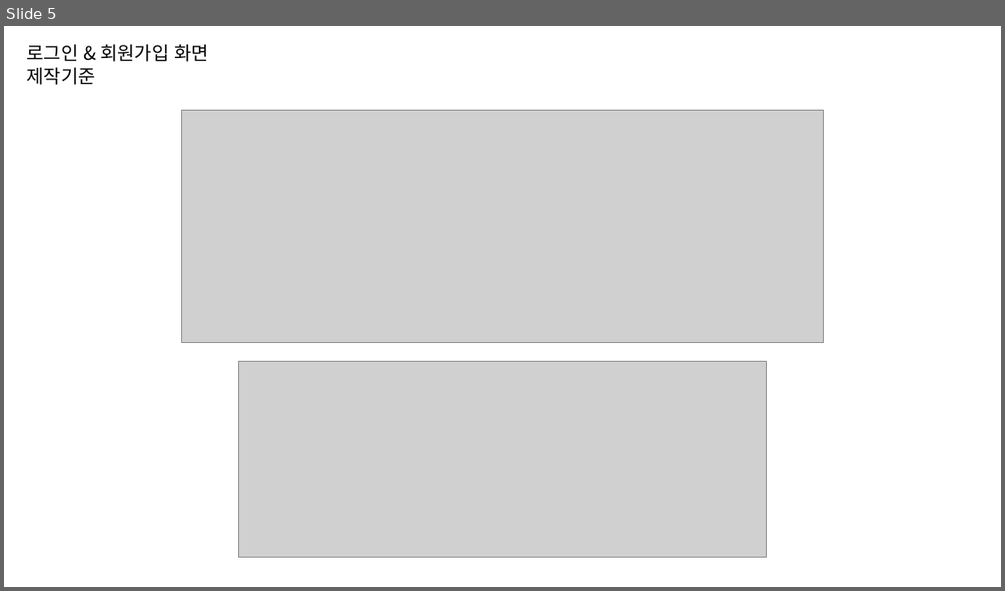
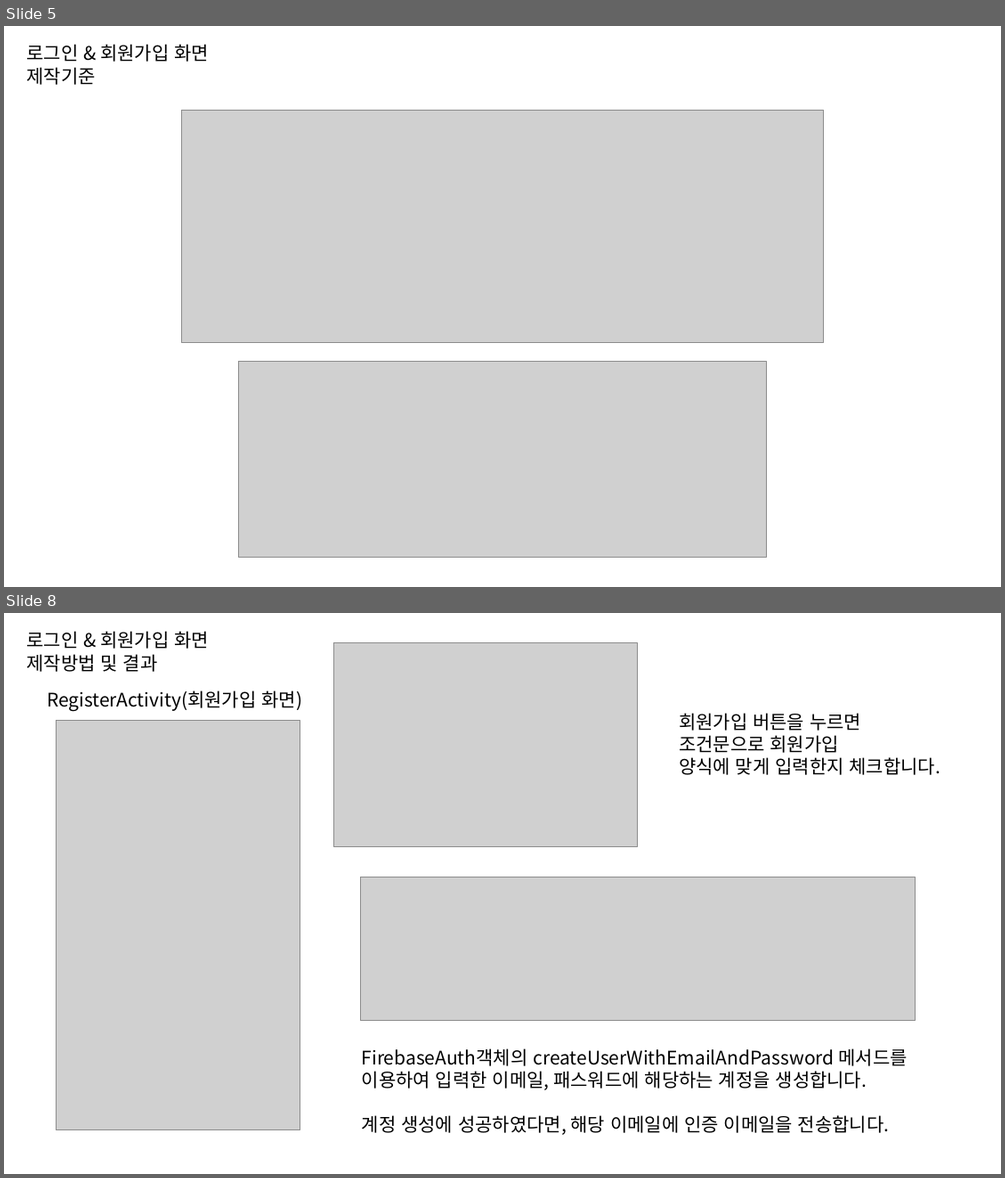
Before and after one commit to byungmeo/CockFit, a slide deck: Documents/4.제작보고서/제작보고서 자료.pptx. Shown one above the other, each under a label of ours: slide 5 before the commit, slides 5 and 8 after it; the slides between them are not shown. The pictures are 1005x591 and 1005x1178 pixels, drawn with LibreOffice and Linux fonts; fonts in the diff are those of the drawing; grey boxes stand for pictures. Boxes give left, top, right and bottom in pixels: in the first picture for what was removed or moved away, otherwise in the second. Text is boxed around its words. In the diff, an @@ line names an element or a change of style, - is before the commit and + after.

Commit message:
제작보고서자료업데이트 / 레시피해시태그표시 / 나만의레시피 표시

```diff
--- a/Documents/4.제작보고서/제작보고서 자료.pptx
+++ b/Documents/4.제작보고서/제작보고서 자료.pptx
@@ slide 8 added at <box>4,613,1001,1174</box>, background #FFFFFF @@
@@ text added at <box>26,631,209,672</box>, 18 pt, text #000000 @@
+로그인 & 회원가입 화면
+제작방법 및 결과
@@ picture added at <box>334,643,638,847</box> @@
@@ text added at <box>47,690,302,711</box>, 18 pt, text #000000 @@
+RegisterActivity(회원가입 화면)
@@ text added at <box>679,713,940,775</box>, 18 pt, text #000000 @@
+회원가입 버튼을 누르면
+조건문으로 회원가입
+양식에 맞게 입력한지 체크합니다.
@@ picture added at <box>57,721,300,1130</box> @@
@@ picture added at <box>361,877,914,1021</box> @@
@@ text added at <box>362,1048,907,1135</box>, 18 pt, text #000000 @@
+FirebaseAuth객체의 createUserWithEmailAndPassword 메서드를
+이용하여 입력한 이메일, 패스워드에 해당하는 계정을 생성합니다.
+계정 생성에 성공하였다면, 해당 이메일에 인증 이메일을 전송합니다.
```
Also in this commit, not shown: 8 slides changed, 9 other slides added, 1 slide removed, 7 other files.
